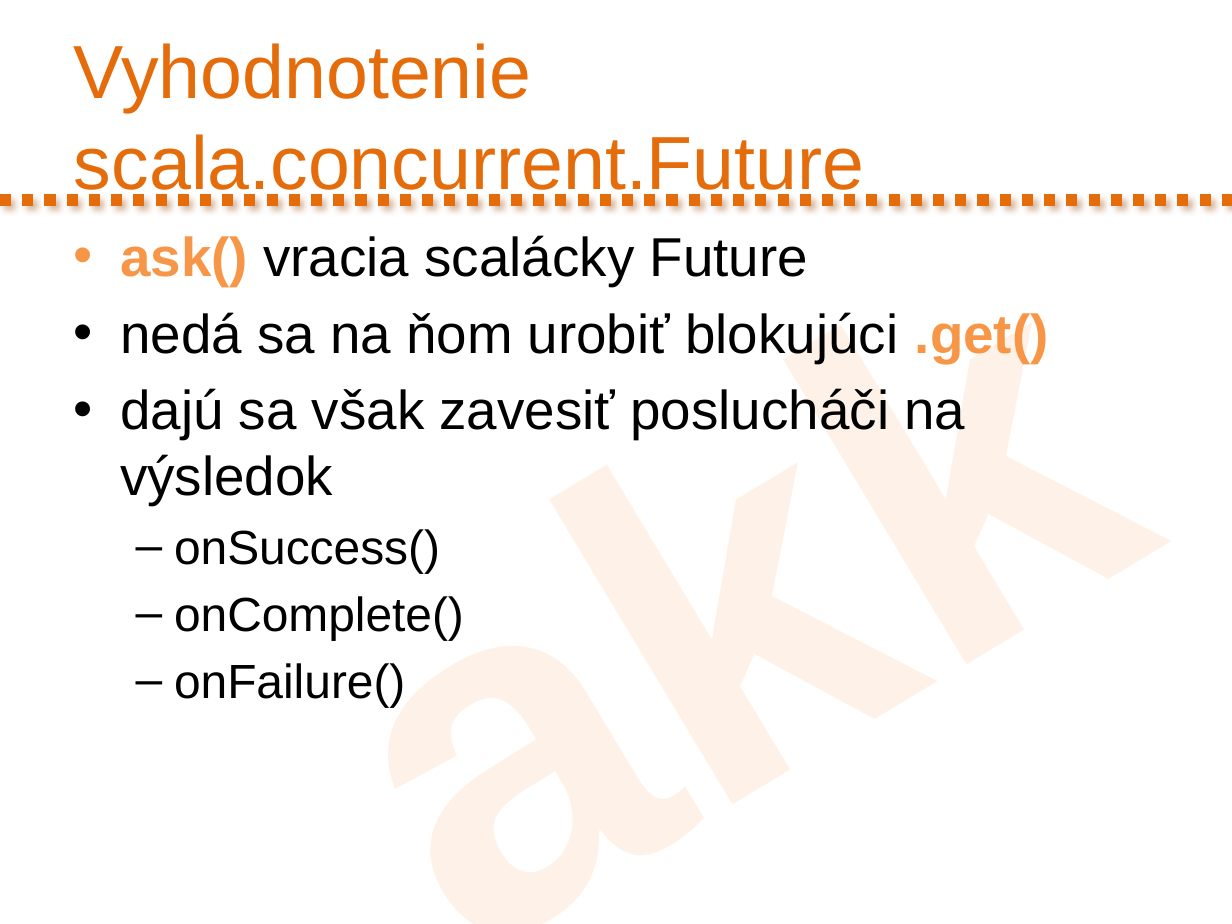
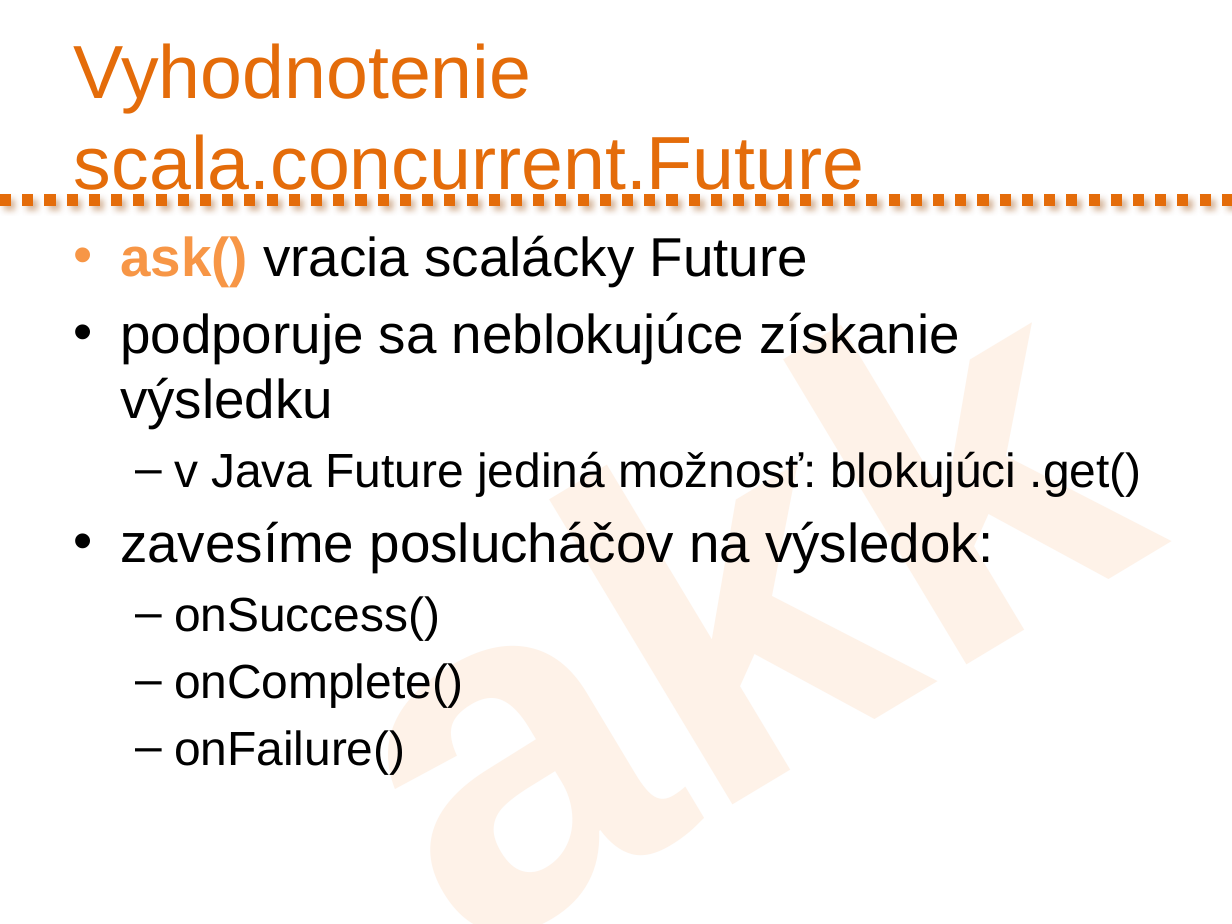
Before and after one commit to novotnyr/kopr-portal, a slide deck: slide 49 of slides/kopr-actors-akka.pptx. Drawn at 1232x924 pixels with LibreOffice and Linux fonts; fonts in the diff are those of the drawing. Boxes give left, top, right and bottom in pixels: in the first picture for what was removed or moved away, otherwise in the second. Text is boxed around its words. In the diff, an @@ line names an element or a change of style, - is before the commit and + after.

```diff
--- a/slides/kopr-actors-akka.pptx
+++ b/slides/kopr-actors-akka.pptx
@@ text at (120,312,1142,572): text changed @@
-• nedá sa na ňom urobiť blokujúci .get()
-• dajú sa však zavesiť poslucháči na výsledok
+• podporuje sa neblokujúce získanie výsledku
+  – v Java Future jediná možnosť: blokujúci .get()
+• zavesíme poslucháčov na výsledok:
```
Also in this commit, not shown: 1 other slide changed, 1 other file.
